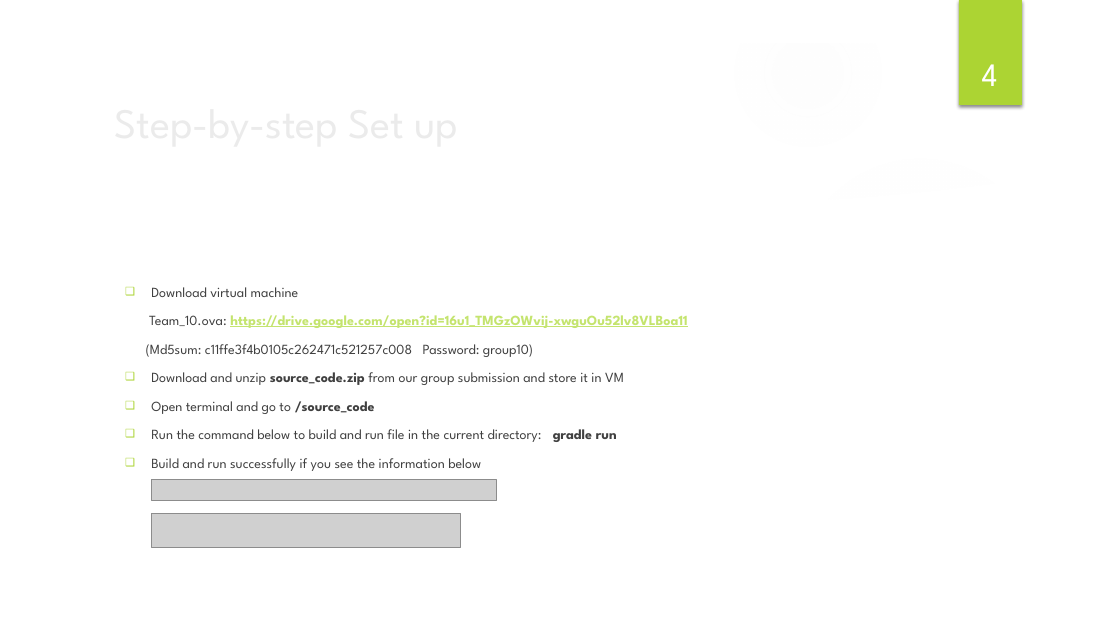
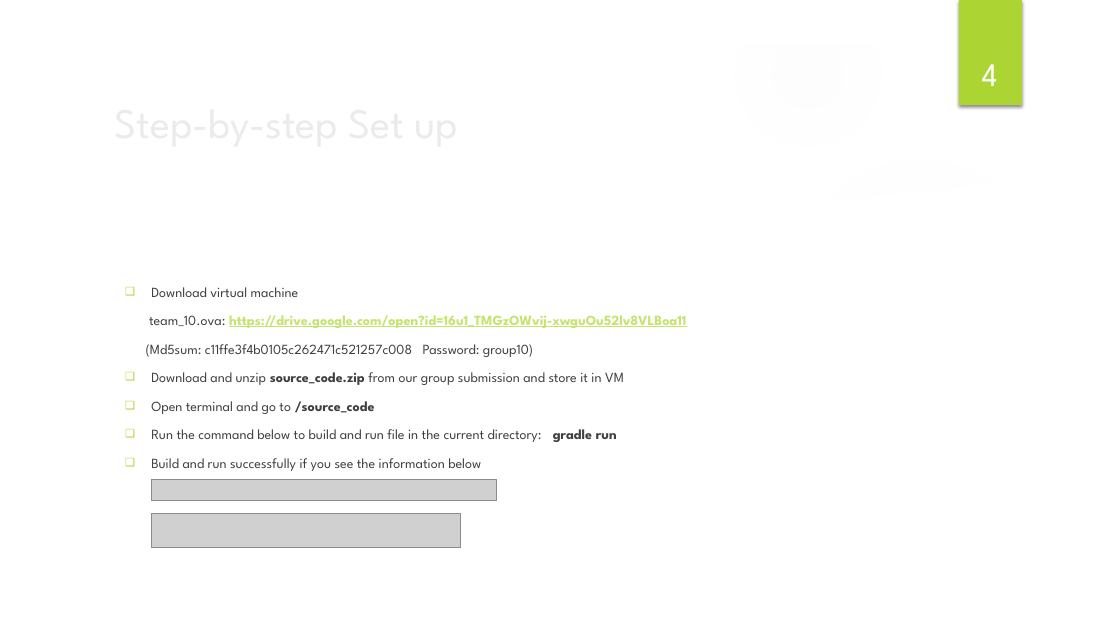
Before and after one commit to WajuejiTechnic/Star-Search-Simulation-Project, a slide deck: slide 5 of A6/docs/System_Design.pptx. Drawn at 1120x630 pixels with LibreOffice and Linux fonts; fonts in the diff are those of the drawing; grey boxes stand for pictures; background and template pictures are left out. Boxes give left, top, right and bottom in pixels: in the first picture for what was removed or moved away, otherwise in the second. Text is boxed around its words. In the diff, an @@ line names an element or a change of style, - is before the commit and + after.

```diff
--- a/A6/docs/System_Design.pptx
+++ b/A6/docs/System_Design.pptx
@@ text at [149,315,686,328]: text changed @@
-Team_10.ova: https://drive.google.com/open?id=16u1_TMGzOWvij-xwguOu52lv8VLBoa11
+team_10.ova: https://drive.google.com/open?id=16u1_TMGzOWvij-xwguOu52lv8VLBoa11
```
Also in this commit, not shown: 2 other slides changed, 1 other file.
